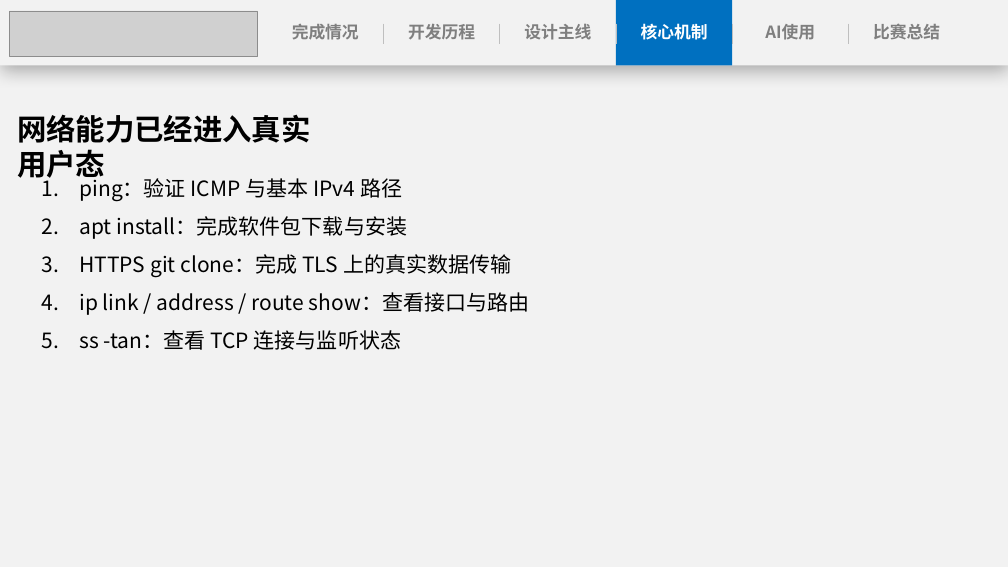
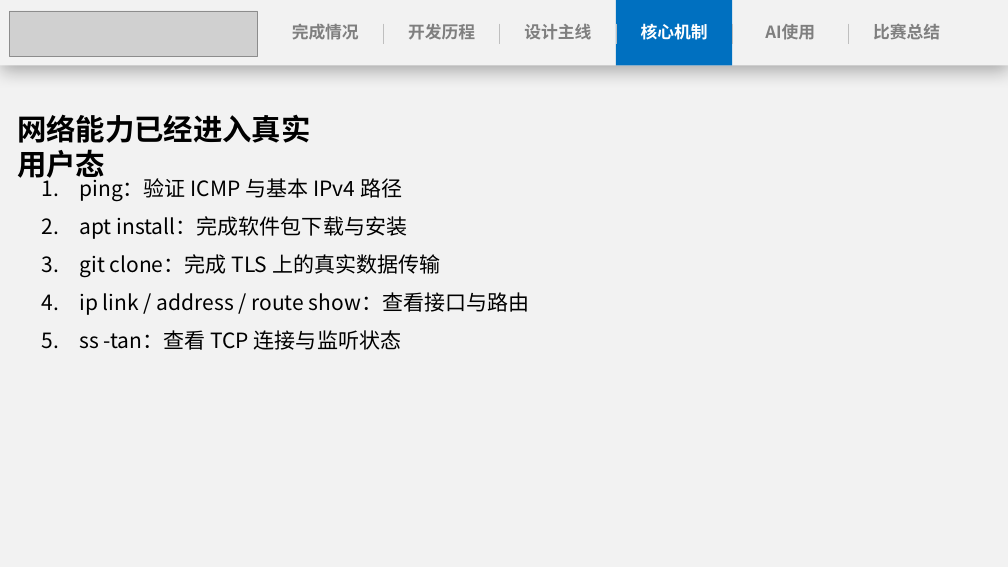
Before and after one commit to anemone-os/anemone, a slide deck: slide 21 of report/ppt/Anemone决赛演示文稿.pptx (slide 26 before the commit). Drawn at 1008x567 pixels with LibreOffice and Linux fonts; fonts in the diff are those of the drawing; grey boxes stand for pictures. Boxes give left, top, right and bottom in pixels: in the first picture for what was removed or moved away, otherwise in the second. Text is boxed around its words. In the diff, an @@ line names an element or a change of style, - is before the commit and + after.

```diff
--- a/report/ppt/Anemone决赛演示文稿.pptx
+++ b/report/ppt/Anemone决赛演示文稿.pptx
@@ text at (79,254,440,277): text changed @@
-3. HTTPS git clone：完成 TLS 上的真实数据传输
+3. git clone：完成 TLS 上的真实数据传输
```
Also in this commit, not shown: 20 other slides changed, 1 slide added, 8 slides removed.
